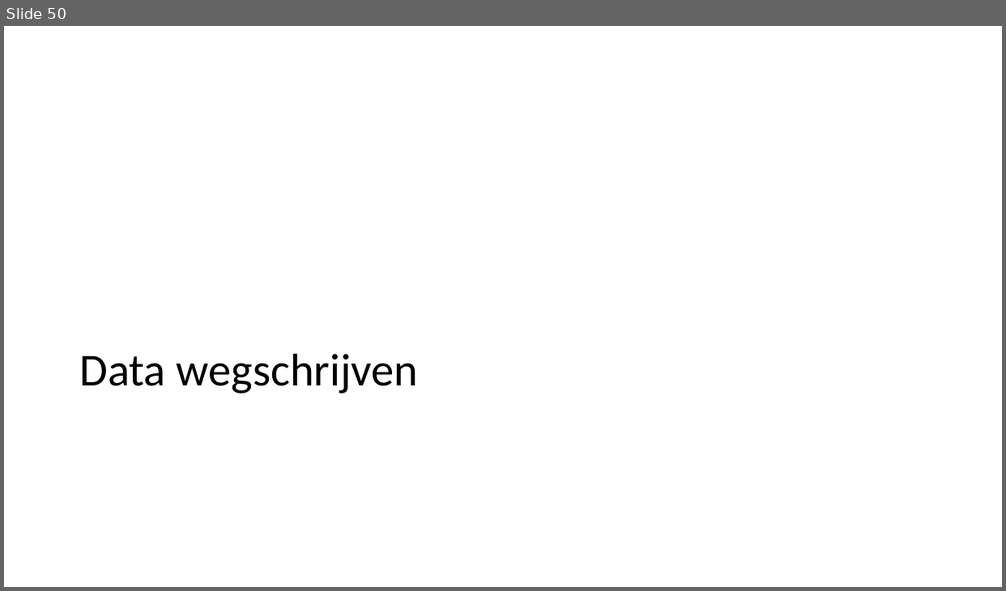
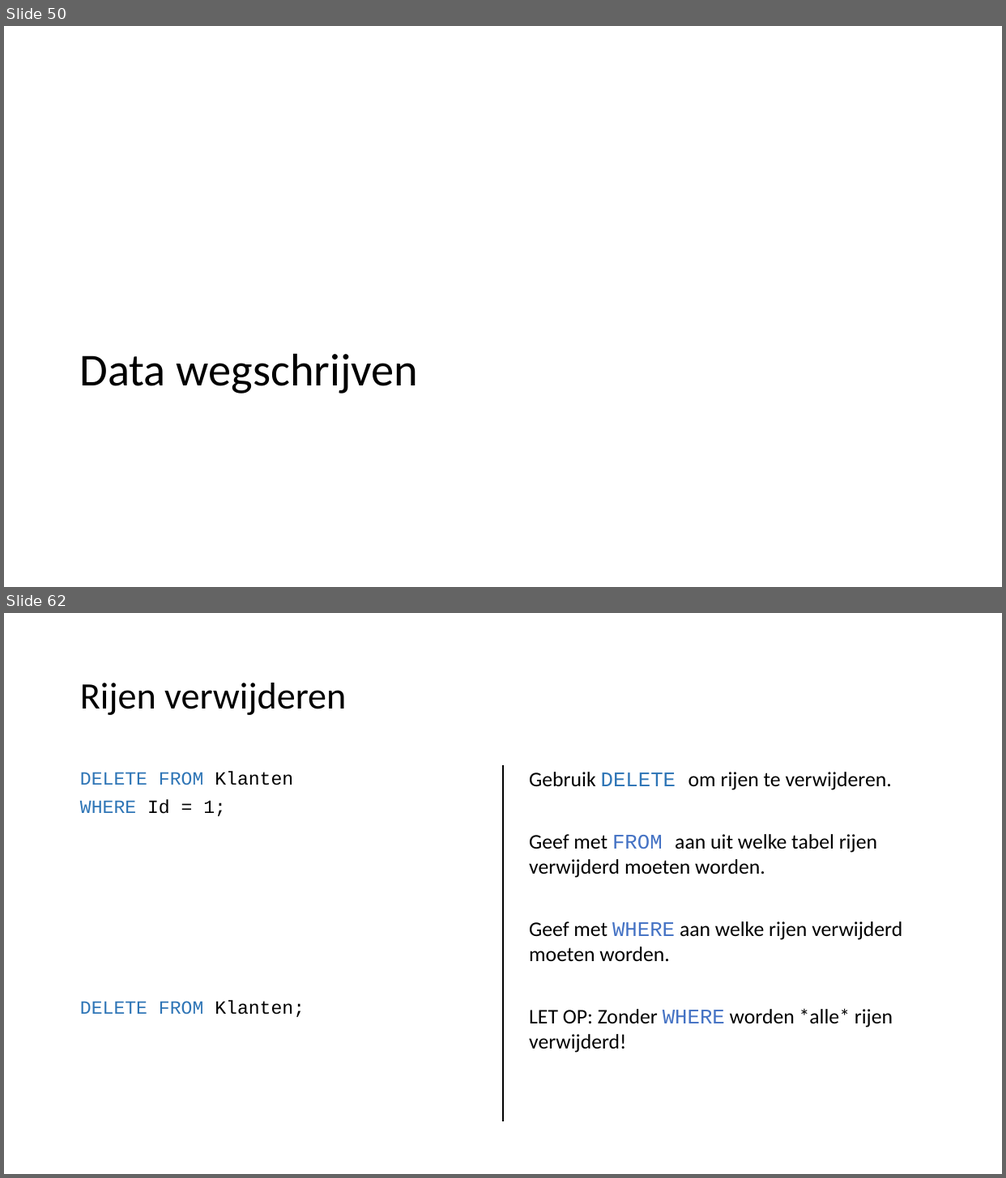
Before and after one commit to LFKoning/knowledge-sharing, a slide deck: sql_course/1_basics/1_basics.pptx. Shown one above the other, each under a label of ours: slide 50 before the commit, slides 50 and 62 after it; the slides between them are not shown. The pictures are 1006x591 and 1006x1178 pixels, drawn with LibreOffice and Linux fonts; fonts in the diff are those of the drawing. Boxes give left, top, right and bottom in pixels: in the first picture for what was removed or moved away, otherwise in the second. Text is boxed around its words. In the diff, an @@ line names an element or a change of style, - is before the commit and + after.

```diff
--- a/sql_course/1_basics/1_basics.pptx
+++ b/sql_course/1_basics/1_basics.pptx
@@ slide 62 added at (x1=4, y1=613, x2=1002, y2=1174), background #FFFFFF @@
@@ title added at (x1=80, y1=683, x2=346, y2=715), 36 pt, text #000000 @@
+Rijen verwijderen
@@ text added at (x1=80, y1=771, x2=305, y2=1017), 18 pt, text #2E75B6 @@
+DELETE FROM Klanten
+WHERE Id = 1;
+DELETE FROM Klanten;
@@ line added from (503, 766) to (503, 1122), #000000 1.5 pt @@
@@ text added at (x1=529, y1=772, x2=902, y2=1053), 20 pt, text #000000 @@
+Gebruik DELETE om rijen te verwijderen.
+Geef met FROM aan uit welke tabel rijen verwijderd moeten worden.
+Geef met WHERE aan welke rijen verwijderd moeten worden.
+LET OP: Zonder WHERE worden *alle* rijen verwijderd!
```
Also in this commit, not shown: 1 slide changed, 11 other slides added, 4 other files.
